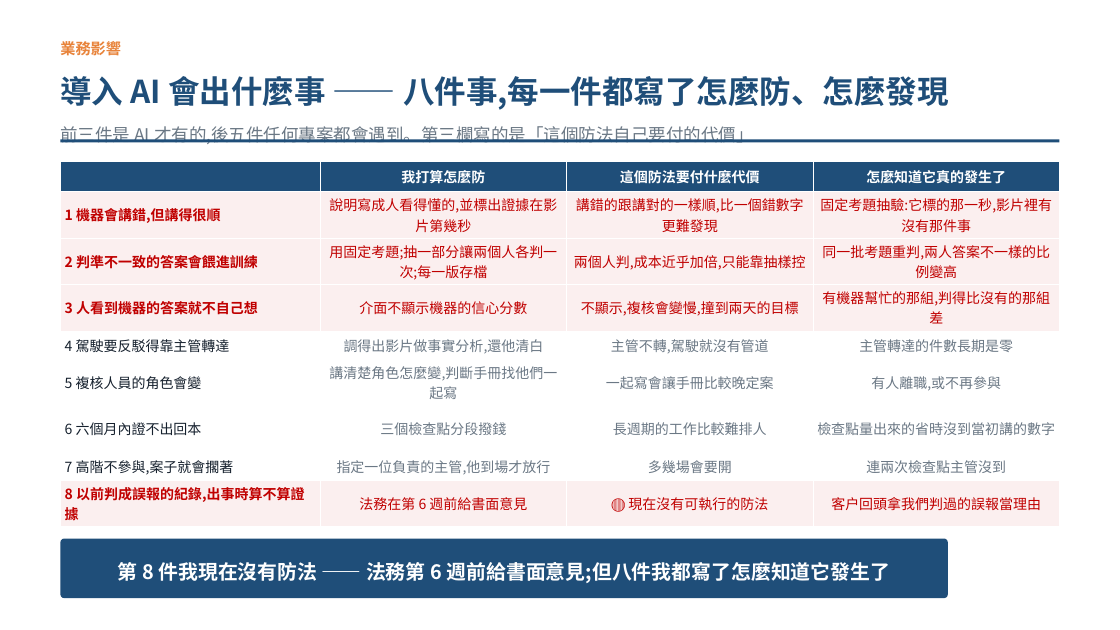
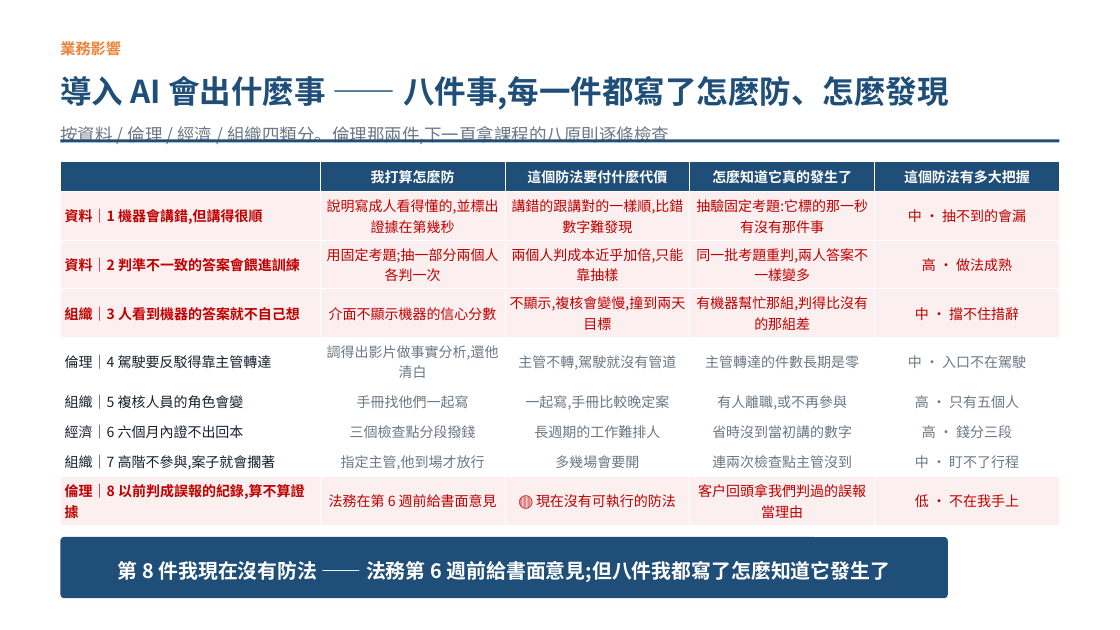
Before and after one commit to pokai-huang0828/UTS_workspace, a slide deck: slide 7 of Artificial Intelligence for Enterprises/Assessment3/Huang_26254793_421104_Assessment 3.pptx. Drawn at 1120x630 pixels with LibreOffice and Linux fonts; fonts in the diff are those of the drawing. Boxes give left, top, right and bottom in pixels: in the first picture for what was removed or moved away, otherwise in the second. Text is boxed around its words. In the diff, an @@ line names an element or a change of style, - is before the commit and + after.

```diff
--- a/Artificial Intelligence for Enterprises/Assessment3/Huang_26254793_421104_Assessment 3.pptx
+++ b/Artificial Intelligence for Enterprises/Assessment3/Huang_26254793_421104_Assessment 3.pptx
@@ text at <box>60,126,669,144</box>: text changed @@
-前三件是 AI 才有的,後五件任何專案都會遇到。第三欄寫的是「這個防法自己要付的代價」
+按資料 / 倫理 / 經濟 / 組織四類分。倫理那兩件,下一頁拿課程的八原則逐條檢查
@@ table at <box>60,161,1060,525</box> @@
-column 1:  | 1 機器會講錯,但講得很順 | 2 判準不一致的答案會餵進訓練 | 3 人看到機器的答案就不自己想 | 4 駕駛要反駁得靠主管轉達 | 5 複核人員的角色會變 | 6 六個月內證不出回本 | 7 高階不參與,案子就會擱著 | 8 以前判成誤報的紀錄,出事時算不算證據
-column 2: 我打算怎麼防 | 說明寫成人看得懂的,並標出證據在影片第幾秒 | 用固定考題;抽一部分讓兩個人各判一次;每一版存檔 | 介面不顯示機器的信心分數 | 調得出影片做事實分析,還他清白 | 講清楚角色怎麼變,判斷手冊找他們一起寫 | 三個檢查點分段撥錢 | 指定一位負責的主管,他到場才放行 | 法務在第 6 週前給書面意見
-column 3: 這個防法要付什麼代價 | 講錯的跟講對的一樣順,比一個錯數字更難發現 | 兩個人判,成本近乎加倍,只能靠抽樣控 | 不顯示,複核會變慢,撞到兩天的目標 | 主管不轉,駕駛就沒有管道 | 一起寫會讓手冊比較晚定案 | 長週期的工作比較難排人 | 多幾場會要開 | 🔴 現在沒有可執行的防法
-column 4: 怎麼知道它真的發生了 | 固定考題抽驗:它標的那一秒,影片裡有沒有那件事 | 同一批考題重判,兩人答案不一樣的比例變高 | 有機器幫忙的那組,判得比沒有的那組差 | 主管轉達的件數長期是零 | 有人離職,或不再參與 | 檢查點量出來的省時沒到當初講的數字 | 連兩次檢查點主管沒到 | 客戶回頭拿我們判過的誤報當理由
+column 1:  | 資料｜1 機器會講錯,但講得很順 | 資料｜2 判準不一致的答案會餵進訓練 | 組織｜3 人看到機器的答案就不自己想 | 倫理｜4 駕駛要反駁得靠主管轉達 | 組織｜5 複核人員的角色會變 | 經濟｜6 六個月內證不出回本 | 組織｜7 高階不參與,案子就會擱著 | 倫理｜8 以前判成誤報的紀錄,算不算證據
+column 2: 我打算怎麼防 | 說明寫成人看得懂的,並標出證據在第幾秒 | 用固定考題;抽一部分兩個人各判一次 | 介面不顯示機器的信心分數 | 調得出影片做事實分析,還他清白 | 手冊找他們一起寫 | 三個檢查點分段撥錢 | 指定主管,他到場才放行 | 法務在第 6 週前給書面意見
+column 3: 這個防法要付什麼代價 | 講錯的跟講對的一樣順,比錯數字難發現 | 兩個人判成本近乎加倍,只能靠抽樣 | 不顯示,複核會變慢,撞到兩天目標 | 主管不轉,駕駛就沒有管道 | 一起寫,手冊比較晚定案 | 長週期的工作難排人 | 多幾場會要開 | 🔴 現在沒有可執行的防法
+column 4: 怎麼知道它真的發生了 | 抽驗固定考題:它標的那一秒有沒有那件事 | 同一批考題重判,兩人答案不一樣變多 | 有機器幫忙那組,判得比沒有的那組差 | 主管轉達的件數長期是零 | 有人離職,或不再參與 | 省時沒到當初講的數字 | 連兩次檢查點主管沒到 | 客戶回頭拿我們判過的誤報當理由
+column 5: 這個防法有多大把握 | 中 · 抽不到的會漏 | 高 · 做法成熟 | 中 · 擋不住措辭 | 中 · 入口不在駕駛 | 高 · 只有五個人 | 高 · 錢分三段 | 中 · 盯不了行程 | 低 · 不在我手上
```
Also in this commit, not shown: 4 other files.
